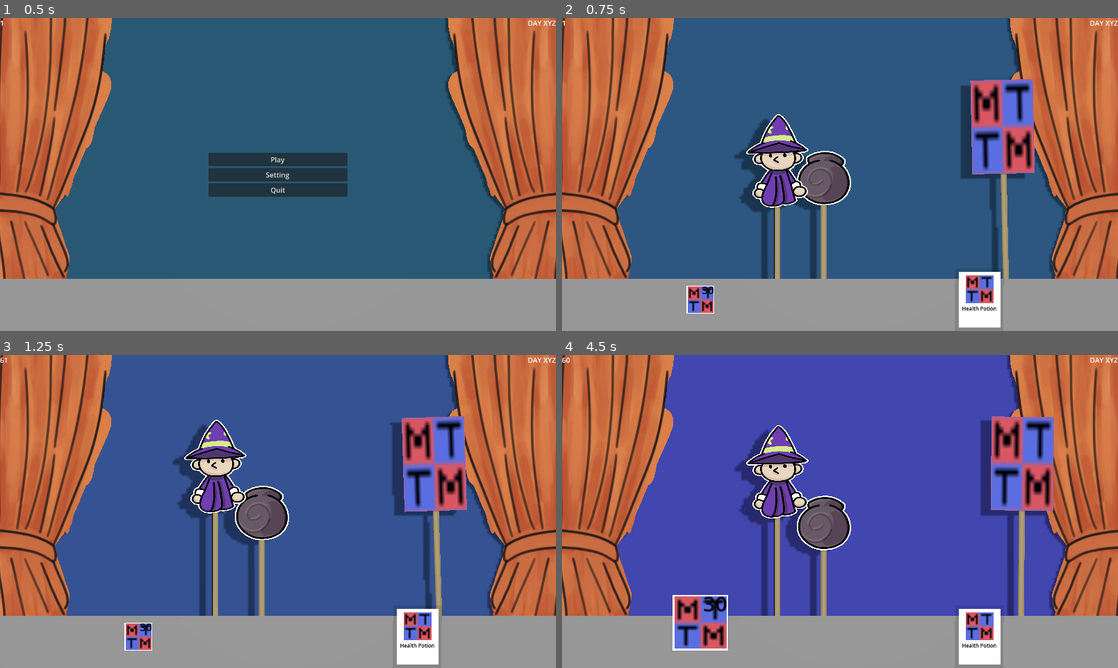
Above: before the commit, frames 1-4 (two rows, left to right).
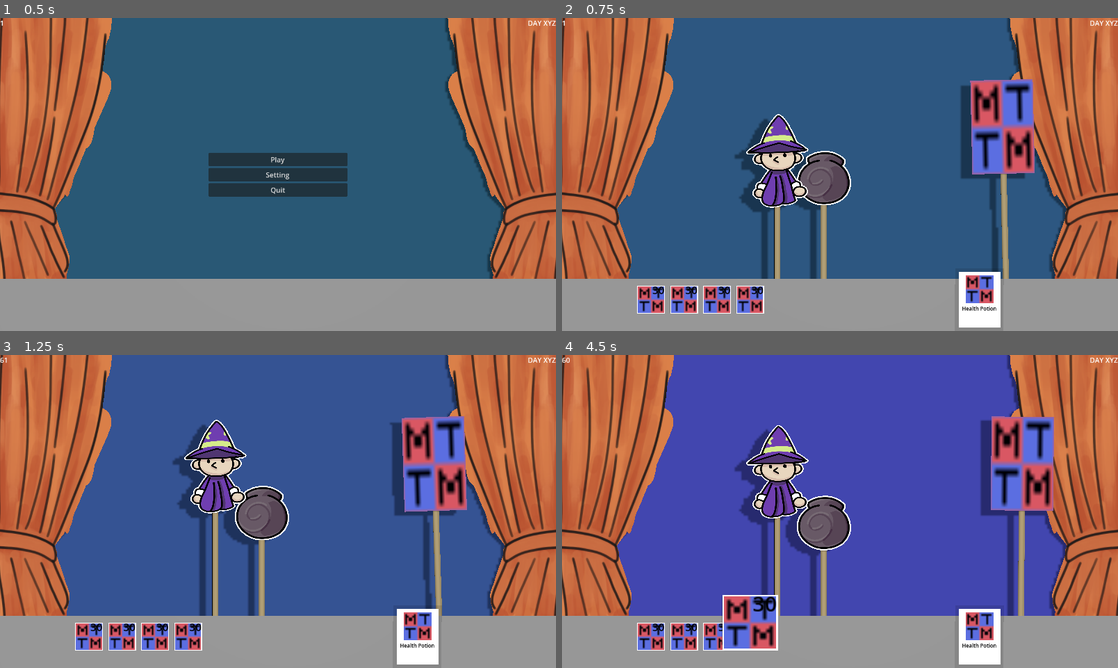
Above: after the commit, the same moments.

Repository: Craigware/PirateJam15
Game: Godot game, scene res://Scenes/main.tscn
Same seed, same stepped clock (60 frames per second), same inputs: the game is played once before the commit and once after it. Sound files missing from this copy of the repository are replaced by a short silence.
Inputs (mouse positions are in pixels of both pictures, inside the frame that each line leads up to):
- Up to frame 1 (0.5 s): no input
- Up to frame 2 (0.75 s): click "Play" at 0.5 s
- Up to frame 3 (1.25 s): no input
- Up to frame 4 (4.5 s): click "[center]30" at 1.25 s; click (979, 636) at 2 s; click "[center]30" at 2.75 s; click "[center]30" at 3.5 s; click "[center]30" at 4.25 s

Frame 1 is identical in both runs. In frame 2, 1.8% of the frame differs, in the area x 13-37%, y 85-95%; in frame 3, 1.8%; in frame 4, 3.7%, in the area x 13-39%, y 76-95%.

Commit message:
more crafting bug fixes

Diff:
--- a/Scripts/Entity.gd
+++ b/Scripts/Entity.gd
@@ -135,18 +135,32 @@
 	var item = null;
 	var keys = AppliedEssence.keys();
 
+	# logic error here
 	var potential_items = [];
 	for i in range(Assets.ItemType.MAX):
-		if keys == Assets.CraftingRecipes[i].keys():
+		var recipe_keys = Assets.CraftingRecipes[i].keys();
+		var count = 0;
+		for x in range(len(keys)):
+			if recipe_keys.has(keys[x]):
+				count += 1;
+
+		if count == len(recipe_keys):
 			potential_items.append(i);
+
 	if potential_items.size() == 0:
+		begin_crafting();
 		return;
 
 	var differences = [];
 	for i in range(potential_items.size()):
 		var difference = 0;
-		for x in range(keys.size()):
-			var _diff = AppliedEssence[keys[x]] - Assets.CraftingRecipes[potential_items[i]][keys[x]];
+		var recipe_keys = Assets.CraftingRecipes[i].keys();
+
+		for x in range(len(recipe_keys)):
+			if !AppliedEssence.has(recipe_keys[x]):
+				difference = -1000;
+				break;
+			var _diff = AppliedEssence[recipe_keys[x]] - Assets.CraftingRecipes[potential_items[i]][recipe_keys[x]];
 			if _diff < 0:
 				difference = -1000;
 				break;
@@ -164,11 +178,17 @@
 	item = Assets.Items[potential_items[lowest]];
 	finished_crafting.emit(item);
 
-	for i in range(len(keys)):
-		AppliedEssence[keys[i]] -= Assets.CraftingRecipes[potential_items[lowest]][keys[i]];
-		if AppliedEssence[keys[i]] <= 0:
+
+	print(AppliedEssence);
+
+	var _recipe_keys = Assets.CraftingRecipes[potential_items[lowest]].keys();
+	for i in range(len(_recipe_keys)):
+		AppliedEssence[_recipe_keys[i]] -= Assets.CraftingRecipes[potential_items[lowest]][_recipe_keys[i]];
+		if AppliedEssence[_recipe_keys[i]] <= 0:
 			AppliedEssence.erase(keys[i]);
 
+
+	print(AppliedEssence);
 	if AppliedEssence != {}:
 		begin_crafting();
 		return;
--- a/Scripts/GameState.gd
+++ b/Scripts/GameState.gd
@@ -119,7 +119,9 @@
 	add_item_to_inventory(Assets.Items[Assets.ItemType.HEALTH_POTION]);
 
 	add_item_to_inventory(Assets.Items[Assets.ItemType.COMMON_ESSENCE], 30);
-
+	add_item_to_inventory(Assets.Items[Assets.ItemType.ANIMAL_ESSENCE], 30);
+	add_item_to_inventory(Assets.Items[Assets.ItemType.HOLY_ESSENCE], 30);
+	add_item_to_inventory(Assets.Items[Assets.ItemType.UNDEAD_ESSENCE], 30);
 	return;
 
 
